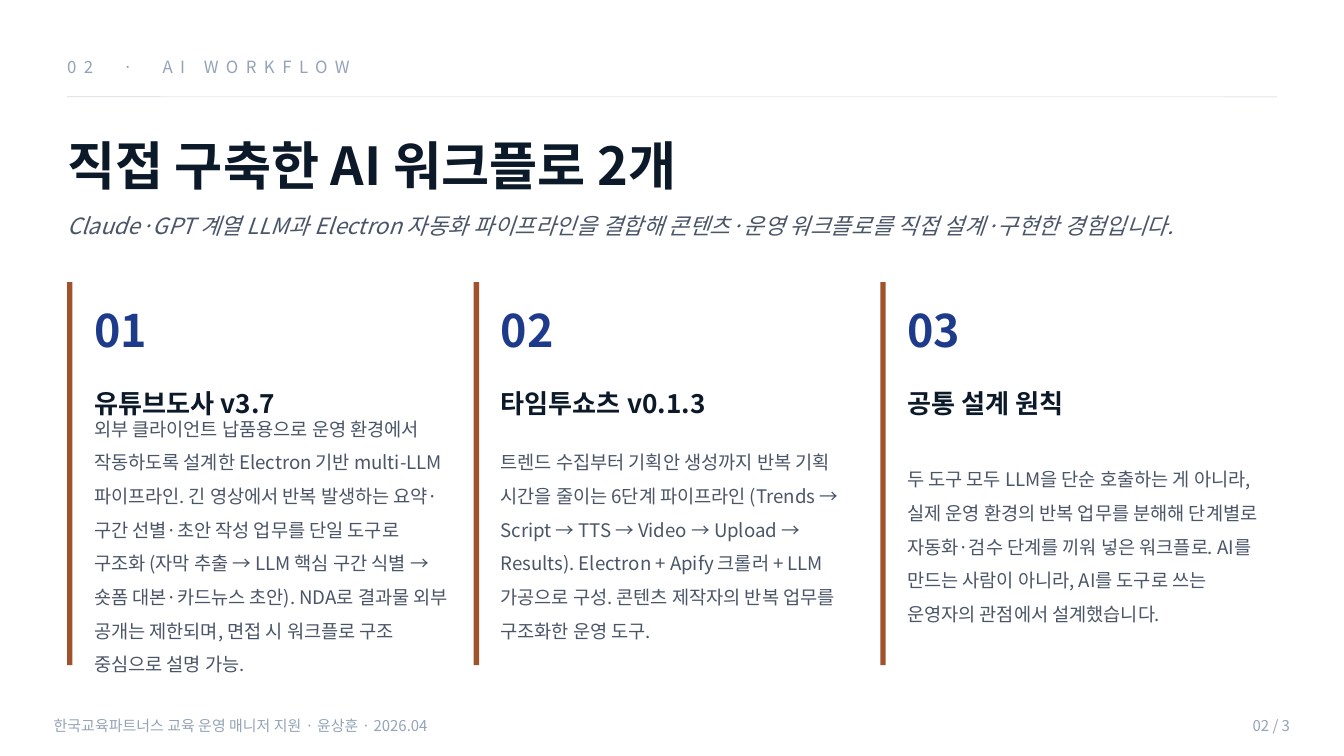
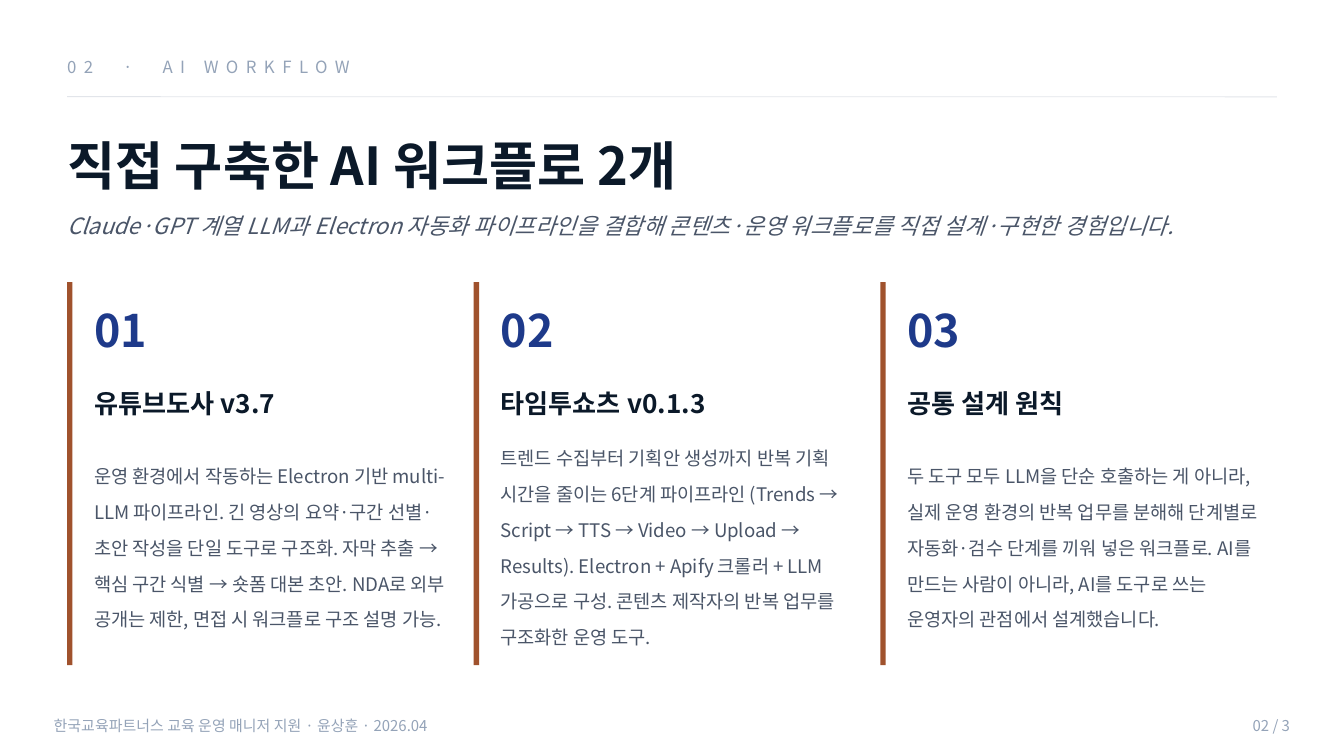
Before and after one commit to hoon7624g-web/KEP, a slide deck: slide 2 of 윤상훈_한국교육파트너스_운영매니저_지원Deck.pptx. Drawn at 1344x756 pixels with LibreOffice and Linux fonts; fonts in the diff are those of the drawing. Boxes give left, top, right and bottom in pixels: in the first picture for what was removed or moved away, otherwise in the second. Text is boxed around its words. In the diff, an @@ line names an element or a change of style, - is before the commit and + after.

```diff
--- a/윤상훈_한국교육파트너스_운영매니저_지원Deck.pptx
+++ b/윤상훈_한국교육파트너스_운영매니저_지원Deck.pptx
@@ text "트렌드 수집부터 기획안 생성까지 반복 ..." at [501,449,834,646]: line spacing 1.5 to 1.6 @@
@@ text "두 도구 모두 LLM을 단순 ..." at [907,467,1258,628]: line spacing 1.5 to 1.6 @@
@@ text at [94,467,445,630]: text changed @@
-외부 클라이언트 납품용으로 운영 환경에서 작동하도록 설계한 Electron 기반 multi-LLM 파이프라인. 긴 영상에서 반복 발생하는 요약·구간 선별·초안 작성 업무를 단일 도구로 구조화 (자막 추출 → LLM 핵심 구간 식별 → 숏폼 대본·카드뉴스 초안). NDA로 결과물 외부 공개는 제한되며, 면접 시 워크플로 구조 중심으로 설명 가능.
+운영 환경에서 작동하는 Electron 기반 multi-LLM 파이프라인. 긴 영상의 요약·구간 선별·초안 작성을 단일 도구로 구조화. 자막 추출 → 핵심 구간 식별 → 숏폼 대본 초안. NDA로 외부 공개는 제한, 면접 시 워크플로 구조 설명 가능.
```
Also in this commit, not shown: 2 other slides changed, 6 other files.
